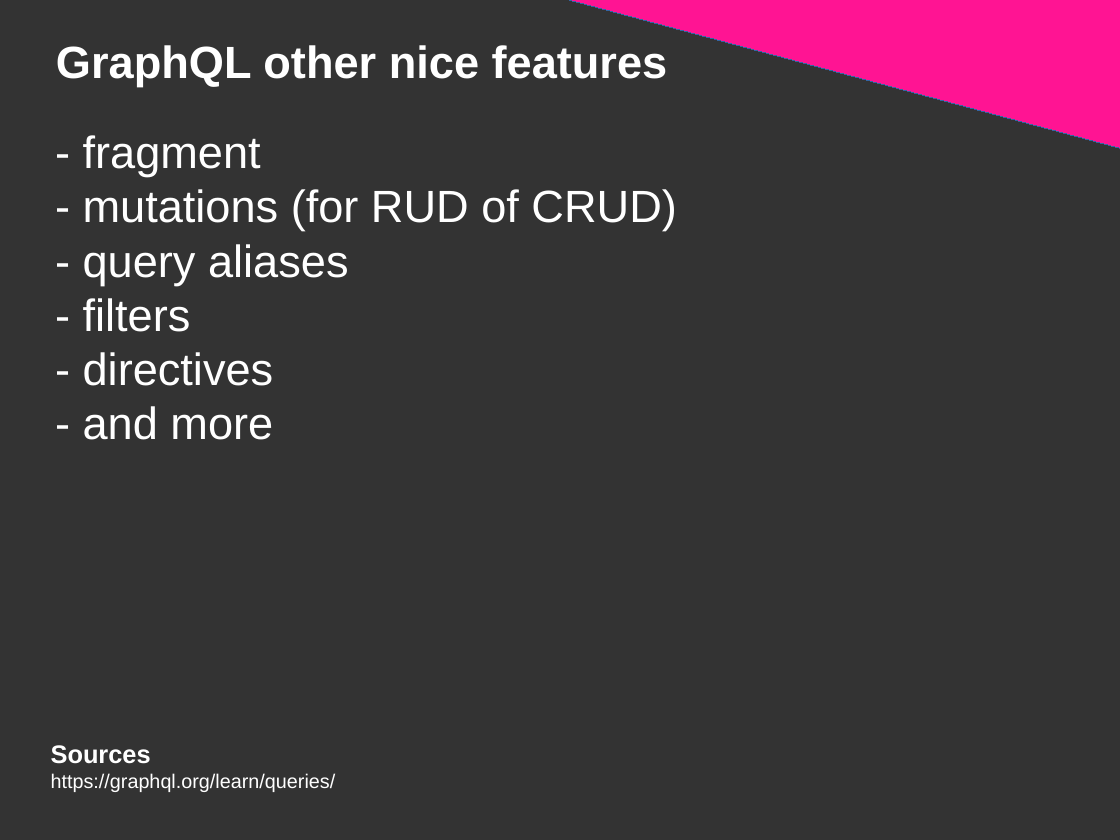
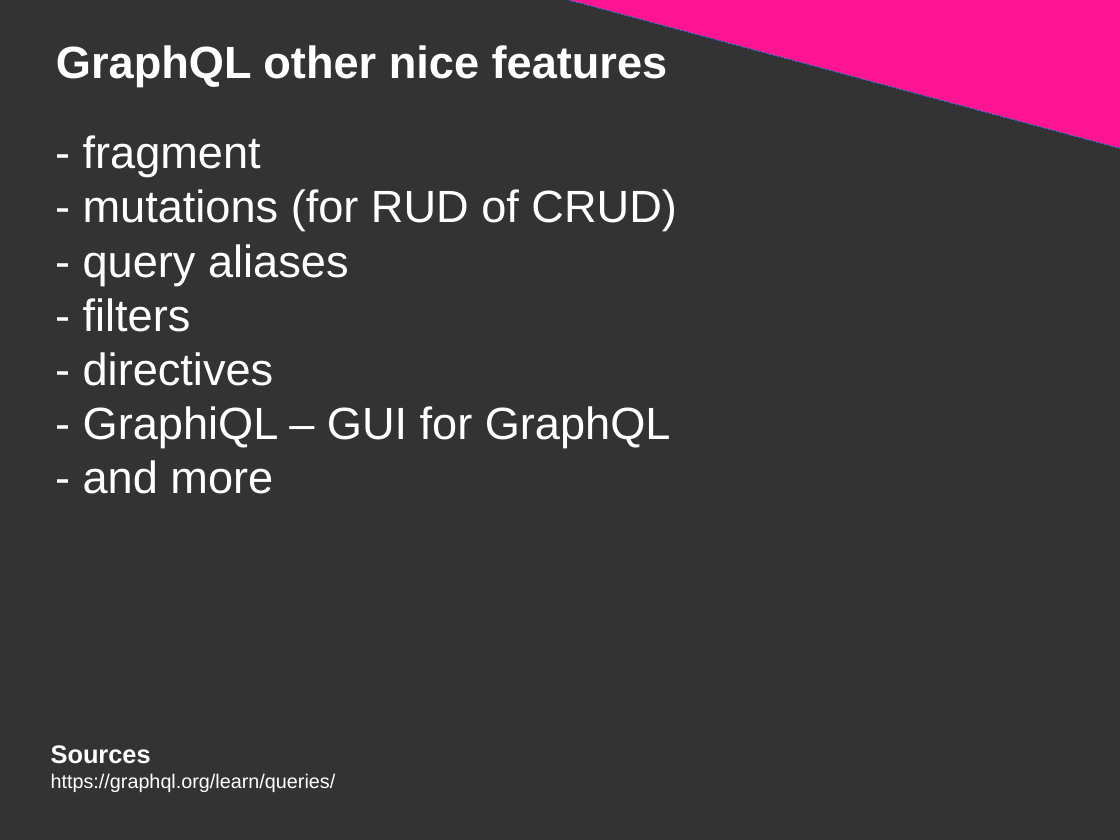
Before and after one commit to DanYellow/presentations, a slide deck: slide 54 of graphql/presentation.odp (slide 52 before the commit). Drawn at 1120x840 pixels with LibreOffice and Linux fonts; fonts in the diff are those of the drawing. Boxes give left, top, right and bottom in pixels: in the first picture for what was removed or moved away, otherwise in the second. Text is boxed around its words. In the diff, an @@ line names an element or a change of style, - is before the commit and + after.

```diff
--- a/graphql/presentation.odp
+++ b/graphql/presentation.odp
@@ title at [83, 135, 676, 494]: text changed @@
-- fragment
-- mutations (for RUD of CRUD)
-- query aliases
-- filters
-- directives
-- and more
+- fragment
+- mutations (for RUD of CRUD)
+- query aliases
+- filters
+- directives
+- GraphiQL – GUI for GraphQL
+- and more
```
Also in this commit, not shown: 3 other slides changed, 2 slides added, 8 other files.
